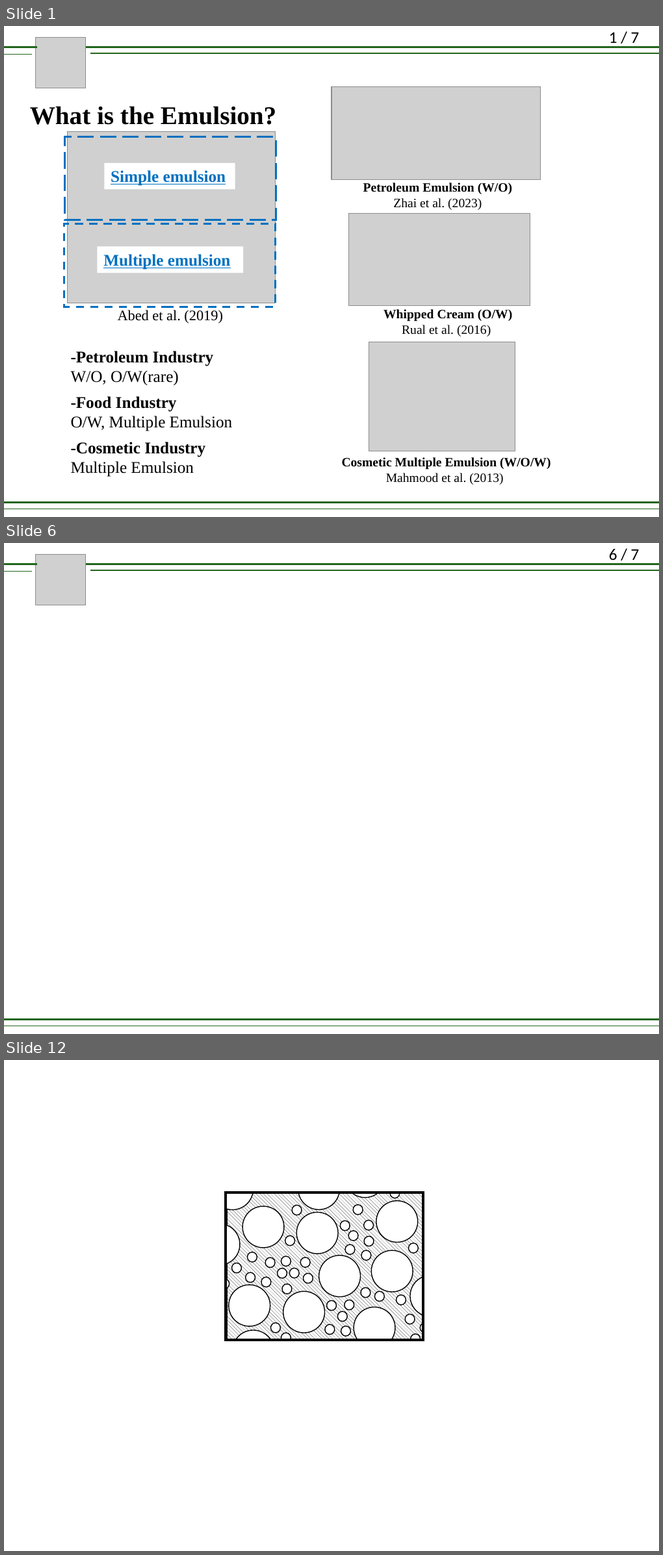
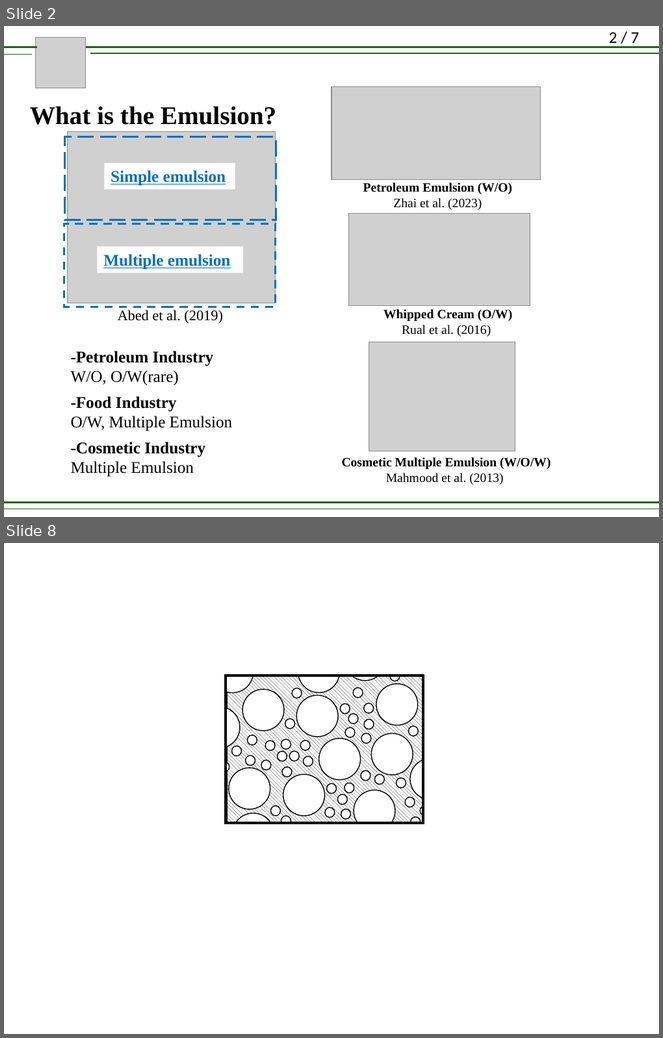
Before and after one commit to lirifuzui/UVPReader, a slide deck: RM_01.pptx. Shown one above the other, each under a label of ours: slides 1, 6 and 12 before the commit, slides 2 and 8 after it; the slides between them are not shown. The pictures are 663x1555 and 663x1038 pixels, drawn with LibreOffice and Linux fonts; fonts in the diff are those of the drawing; grey boxes stand for pictures. Boxes give left, top, right and bottom in pixels: in the first picture for what was removed or moved away, otherwise in the second. Text is boxed around its words. In the diff, an @@ line names an element or a change of style, - is before the commit and + after.

```diff
--- a/RM_01.pptx
+++ b/RM_01.pptx
@@ slide 6 removed at [4,543,659,1034], background #FFFFFF @@
@@ picture removed at [35,555,86,605] @@
@@ page number removed at [609,549,640,564] @@
-6 / 7
@@ line removed from (4, 564) to (37, 564) @@
@@ line removed from (4, 571) to (32, 571) @@
@@ line removed from (86, 564) to (659, 564) @@
@@ line removed from (90, 570) to (659, 570) @@
@@ line removed from (4, 1019) to (659, 1019) @@
@@ line removed from (4, 1027) to (659, 1027) @@
@@ what was slide 1 is now slide 2 @@
@@ page number at [609,32,640,47]: text changed @@
-1 / 7
+2 / 7
@@ what was slide 12 is now slide 8 @@
```
Also in this commit, not shown: 3 slides changed, 8 slides added, 6 other slides removed, 10 other files.
